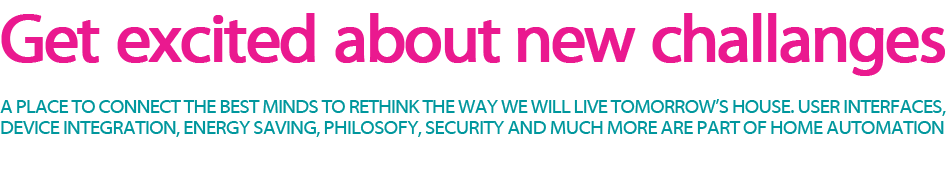
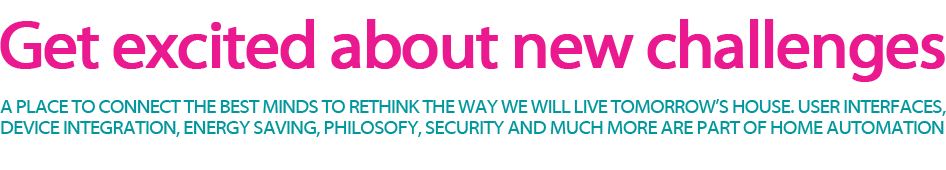
Before/after of a 946x170 layered artwork. What changed in the layer stack:
removed layer "title" over [1, 13, 945, 76]
added layer "Get excited about new challenges" above "A PLACE TO CONNECT THE BEST MINDS TO RETHINK THE WAY WE WILL LI" over [0, 19, 945, 82]
